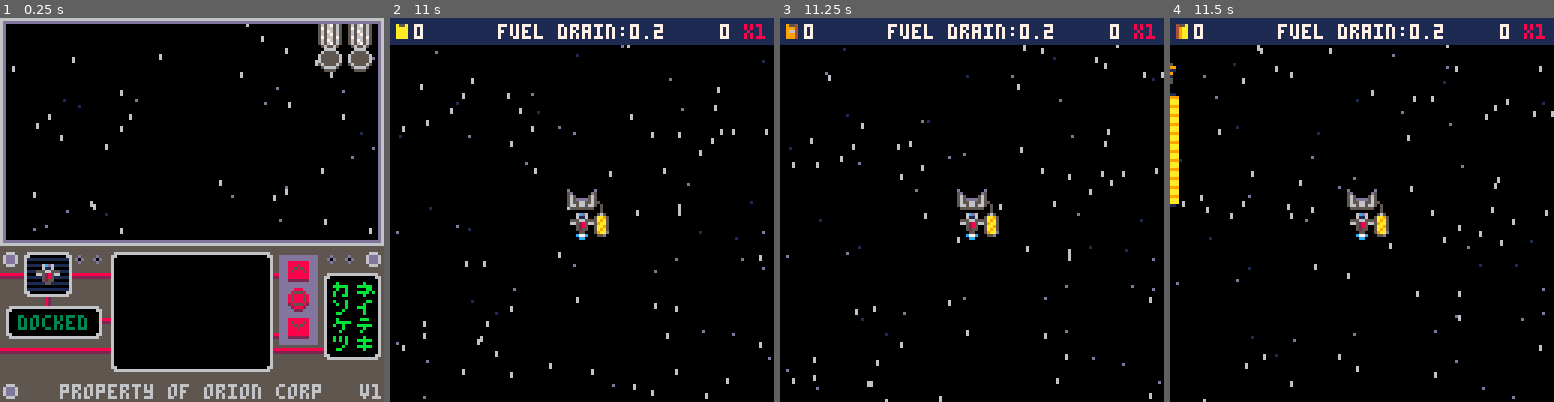
Above: before the commit, frames 1-4 (left to right).
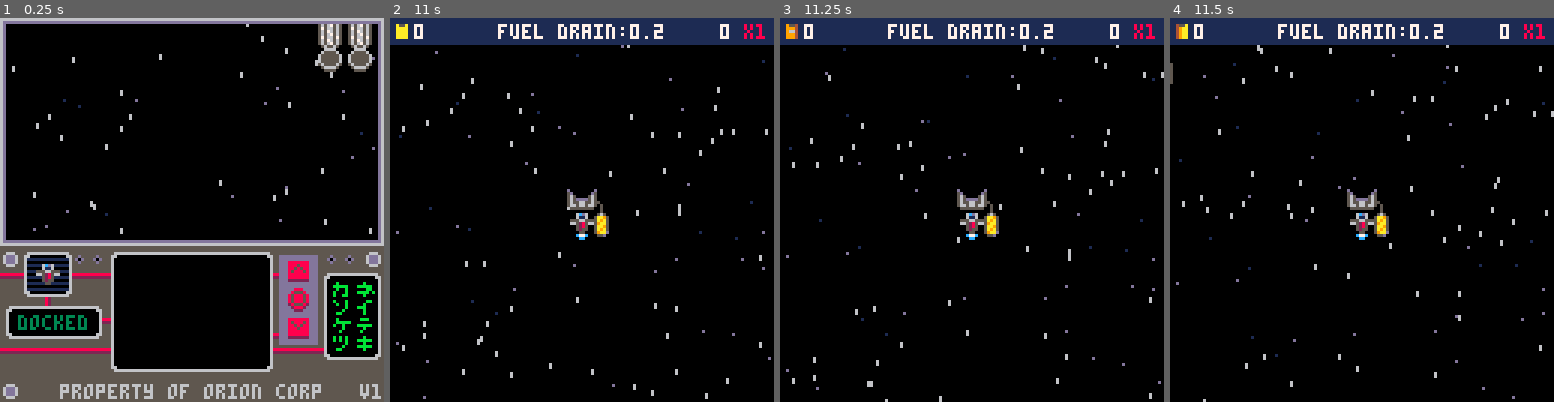
Above: after the commit, the same moments.

Repository: jacobneal65/drop-p8
Game: PICO-8 cartridge solar_collection.p8
The game is run twice, just before and just after one commit, with the same random seed, the same clock (stepped at 60 frames per second) and the same inputs.
Inputs:
- Up to frame 1 (0.25 s): no input
- Up to frame 2 (11 s): tap X (X key) at 0.33, 1.07, 1.85, 2.97, 4.08, 5.2, 6.32, 7.43, 8.55, 9.67, 10.78 s; tap O (Z key) at 0.7, 1.7, 2.1, 2.5, 2.9, 3.3, 3.7, 4.1, 4.5, 4.9, 5.3, 5.7, 6.1, 6.5, 6.9, 7.3, 7.7, 8.1, 8.5, 8.9, 9.3, 9.7, 10.1, 10.5, 10.9 s; hold Right 1.6-2.1 s; hold Up 2.15-2.42 s; hold Right 2.47-3.03 s; hold Left 3.08-3.58 s; hold Down 3.63-3.97 s; hold Right 4.02-4.68 s; hold Up 4.73-5.03 s; hold Left 5.08-5.68 s; hold Down 5.73-6.03 s; hold Right 6.08-6.58 s; hold Right 6.63-7.13 s; hold Up 7.18-7.45 s; hold Right 7.5-8.07 s; hold Left 8.12-8.62 s; hold Down 8.67-9 s; hold Right 9.05-9.72 s; hold Up 9.77-10.07 s; hold Left 10.12-10.72 s; hold Down from 10.77 s (still down)
- Up to frame 3 (11.25 s): release Down at 11.07 s; hold Right from 11.12 s (still down)
- Up to frame 4 (11.5 s): keep holding Right; tap O (Z key) at 11.3 s

Frames 1-3 are identical in both runs. In frame 4, 0.7% of the frame differs, in the area x 0-3%, y 12-50%.

Commit message:
fixed some bugs and features

Diff:
--- a/solar_collection.p8
+++ b/solar_collection.p8
@@ -9,8 +9,8 @@
 	showver=true--used to make cart image
 
 	cartdata("solar_collection")
-	menuitem(1,"start game", function() init_start_game() end)
-	menuitem(2, "█clear cart█",
+	menuitem(1,"restart story", function() init_start_game() end)
+	menuitem(2, "█wipe cart█",
 		function() clear_cart() extcmd("reset") end
 	)
 
@@ -170,7 +170,7 @@
 	b_amnt=0--#blue in wave
 	t_blue=0--tank blue
 	points=0--points
-	level,wave=1,1
+	level,wave=4,7
 	perfect=true
 	dots={}
 	fruits={}
@@ -755,10 +755,10 @@
 
 function draw_fuel()
 		local _f=fl_off
-		roundrect(1+_f,14,9+_f,9,5,2)
+		roundrect(1+_f,14,9,9,5,2)
 		print("f",4+_f,17,1)
 		print("f",4+_f,16,9)
- 	roundrect(2+_f,24,7+_f,40,5,6)
+ 	roundrect(2+_f,24,7,40,5,6)
  	line(6+_f,25,4+_f,25,1)
  	line(6+_f,62,4+_f,62,1)
 
@@ -1232,6 +1232,7 @@
 --end of level
 function init_eol(_e)
 	s_tmr=0
+	end_dly=0
 	dk_tmr=0--dock
 	m_off=80
 	mv_plyr=true
@@ -1256,12 +1257,12 @@
 	end
 	eol_mask=10
 	ismask=true
-	fl_off=-20
+	fl_off=-40
 	sun_off=140
 	gen_tmr=0
 
 	end_draw=false
-
+	perfpuff=false
 	_upd=upd_eol
 	_drw=drw_eol
 end
@@ -1269,6 +1270,13 @@
 function upd_eol()
 	--lerp the player to middle
 	if e_state == 0 then
+		if perfect and not perfpuff then
+			local pf={10,10,7,7}
+			puff(40,18,pf)
+			puff(80,18,pf)
+			perfpuff = true
+			sfx(26)
+		end
 		m_off=max(0,m_off-1)
 		if m_off == 0 then
 			e_state=1
@@ -1560,14 +1568,20 @@
 end
 
 function init_game_end()
-	music(24,1000)
-	save_h_score()
-	--prepare game end
- end_draw=true
- w_off=-40
- end_tmr=0
- btn_prsd=false
- _upd=game_end
+	w_off=-40
+	if end_dly<60 then
+		end_dly+=1
+	else
+		music(24,1000)
+		save_h_score()
+		--prepare game end
+	 end_draw=true
+	 end_tmr=0
+	 btn_prsd=false
+	 end_dly=0
+	 _upd=game_end
+	end
+
 end
 
 function game_end()
@@ -1582,14 +1596,15 @@
 end
 
 function draw_end()
+	local _t=easeoutquad(end_tmr)
 	local st=sin(time())
-	local tx={"you win!!","thanks for playing","press 🅾️ to return to menu"}
-	lprint(tx[1],hcenter(tx[1]),40+st,9,5)
-	lprint(tx[2],hcenter(tx[2]),50+st,9,5)
-	lprint(tx[3],hcenter(tx[3]),120,6,1)
+	local l1,l2,l3=lerp(-88,40,_t),lerp(-78,50,_t),lerp(140,120,_t)
+	local tx={"you win!!","thanks for playing 🐱","press 🅾️ to return to menu"}
+	lprint(tx[1],hcenter(tx[1]),l1+st,9,5)
+	lprint(tx[2],hcenter(tx[2]),l2+st,9,5)
+	lprint(tx[3],hcenter(tx[3]),l3,6,1)
 	local ey={90,80,70,80,90}
 	for i = 1,#p_spr_opt do
-		local _t=easeoutquad(end_tmr)
 		ly=lerp(ey[i]+60,ey[i],_t)
 		spr(p_spr_opt[i],14+i*15,ly)
 		spr(get_frame({5,6,7,6,5},1),14+i*15,ly+8)
Not shown, changed: the sound effects (__sfx__) section of solar_collection.p8
